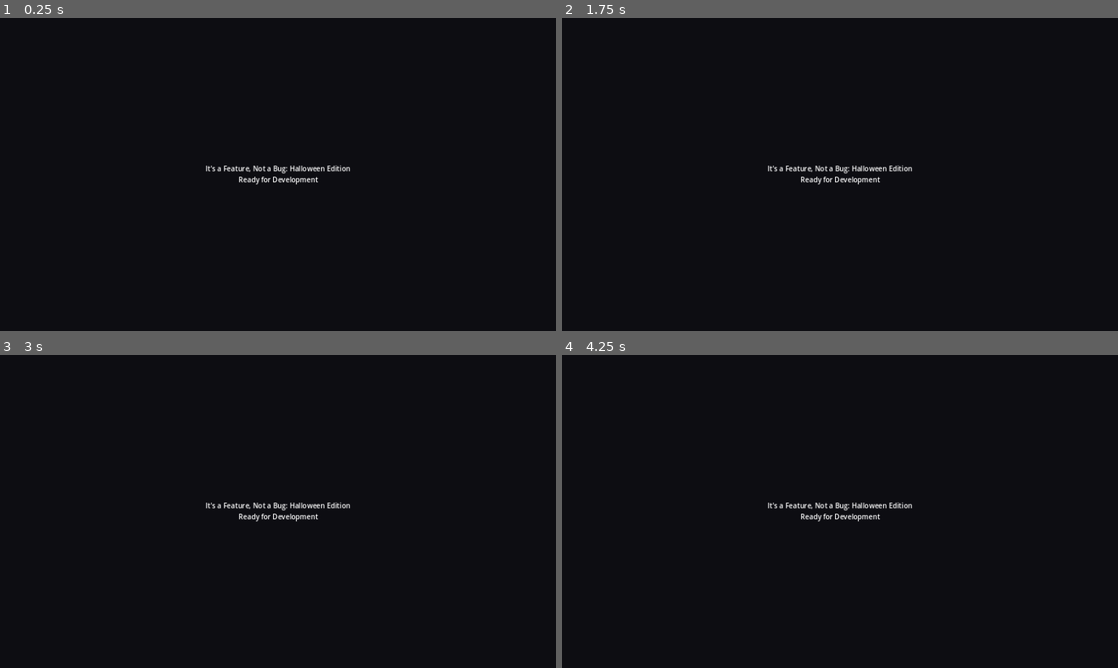
Above: before the commit, frames 1-4 (two rows, left to right).
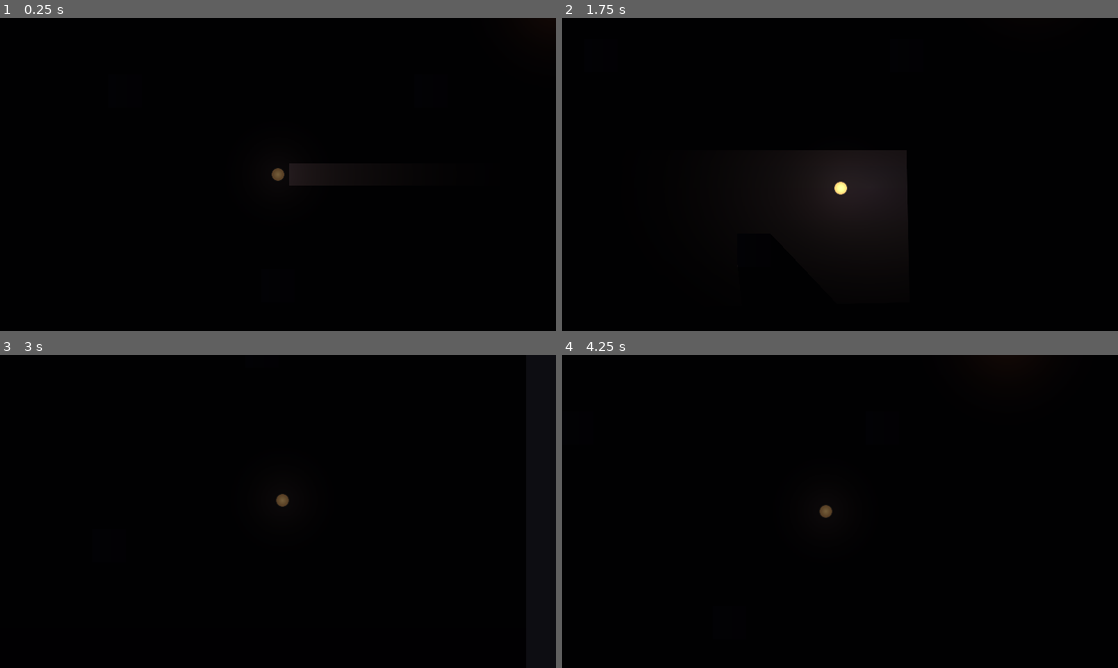
Above: after the commit, the same moments.

Repository: Anchevskiii/GameJam2026-WitchWay-
Game: Godot game, scene res://scenes/main.tscn
Two runs of this game, one before a commit and one after it. Both use one fixed random seed, a clock stepped at 60 frames per second and the inputs below.
Inputs (mouse positions are in pixels of both pictures, inside the frame that each line leads up to):
- Up to frame 1 (0.25 s): no input
- Up to frame 2 (1.75 s): tap Enter at 0.5 s; move the mouse to (962, 158) at 0.52 s; hold D (move_right) 0.53-1.28 s; hold F (toggle_flashlight) 0.53-1.28 s; tap Shift (sprint, bound only after the commit) at 0.8, 1.35 s; tap Space at 1.25 s; move the mouse to (728, 190) at 1.27 s; hold S (move_down) from 1.28 s (still down); tap F (toggle_flashlight) at 1.55 s
- Up to frame 3 (3 s): move the mouse to (333, 442) at 2.02 s; release S (move_down) at 2.03 s; hold D (move_right) 2.03-2.78 s; hold F (toggle_flashlight) 2.03-2.78 s; tap Shift (sprint, bound only after the commit) at 2.3, 2.85 s; tap Enter at 2.75 s; move the mouse to (250, 574) at 2.77 s; hold W (move_up) from 2.78 s (still down)
- Up to frame 4 (4.25 s): tap F (toggle_flashlight) at 3.05 s; move the mouse to (1006, 558) at 3.52 s; release W (move_up) at 3.53 s; hold A (move_left) from 3.53 s (still down); hold F (toggle_flashlight) from 3.53 s (still down); tap Shift (sprint, bound only after the commit) at 3.8 s

The runs differ from the first frame. In frame 1, 0.6% of the frame differs, in the area x 37-63%, y 46-54%; in frame 2, 0.6%; in frame 3, 0.6%, in the area x 37-63%, y 44-54%; in frame 4, 0.6%.

Commit message:
Add player controller, flashlight lighting, tutorial test room, and imported Halloween entities

Diff:
--- /dev/null
+++ b/assets/sprites/environment/light_cone.tres
@@ -0,0 +1,13 @@
+[gd_resource type="GradientTexture2D" load_steps=2 format=3 uid="uid://c3q0y58vx1gfa"]
+
+[sub_resource type="Gradient" id="Gradient_cone"]
+offsets = PackedFloat32Array(0, 0.25, 0.7, 1)
+colors = PackedColorArray(1, 0.98, 0.9, 1, 0.9, 0.85, 0.65, 0.7, 0.4, 0.35, 0.2, 0.2, 0, 0, 0, 0)
+
+[resource]
+gradient = SubResource("Gradient_cone")
+width = 512
+height = 512
+fill = 1
+fill_from = Vector2(0.1, 0.5)
+fill_to = Vector2(0.95, 0.5)
--- /dev/null
+++ b/assets/sprites/environment/light_radial.tres
@@ -0,0 +1,13 @@
+[gd_resource type="GradientTexture2D" load_steps=2 format=3 uid="uid://df72kxwlc8n3"]
+
+[sub_resource type="Gradient" id="Gradient_radial"]
+offsets = PackedFloat32Array(0, 0.45, 1)
+colors = PackedColorArray(1, 0.95, 0.8, 1, 0.85, 0.75, 0.5, 0.35, 0, 0, 0, 0)
+
+[resource]
+gradient = SubResource("Gradient_radial")
+width = 256
+height = 256
+fill = 1
+fill_from = Vector2(0.5, 0.5)
+fill_to = Vector2(1, 0.5)
--- /dev/null
+++ b/assets/sprites/player/placeholder_player.tres
@@ -0,0 +1,13 @@
+[gd_resource type="GradientTexture2D" load_steps=2 format=3 uid="uid://b7vkm8q10lpxw"]
+
+[sub_resource type="Gradient" id="Gradient_player"]
+offsets = PackedFloat32Array(0, 0.7, 0.72, 1)
+colors = PackedColorArray(0.9, 0.82, 0.65, 1, 0.75, 0.6, 0.45, 1, 0.2, 0.2, 0.25, 1, 0, 0, 0, 0)
+
+[resource]
+gradient = SubResource("Gradient_player")
+width = 32
+height = 32
+fill = 1
+fill_from = Vector2(0.5, 0.5)
+fill_to = Vector2(0.5, 0.1)
--- a/project.godot
+++ b/project.godot
@@ -63,6 +63,11 @@
 "events": [Object(InputEventKey,"resource_local_to_scene":false,"resource_name":"","device":-1,"window_id":0,"alt_press …(192 unchanged characters)…
 ]
 }
+sprint={
+"deadzone": 0.5,
+"events": [Object(InputEventKey,"resource_local_to_scene":false,"resource_name":"","device":-1,"window_id":0,"alt_pressed":false,"shift_pressed":false,"ctrl_pressed":false,"meta_pressed":false,"pressed":false,"keycode":0,"physical_keycode":4194325,"key_label":0,"unicode":0,"location":0,"echo":false,"script":null)
+]
+}
 
 [rendering]
 
--- /dev/null
+++ b/scenes/actors/player.tscn
@@ -0,0 +1,43 @@
+[gd_scene load_steps=6 format=3 uid="uid://c5q2t4x96lmpe"]
+
+[ext_resource type="Script" path="res://scripts/components/player_controller.gd" id="1_script"]
+[ext_resource type="Texture2D" uid="uid://b7vkm8q10lpxw" path="res://assets/sprites/player/placeholder_player.tres" id="2_player_tex"]
+[ext_resource type="Texture2D" uid="uid://df72kxwlc8n3" path="res://assets/sprites/environment/light_radial.tres" id="3_radial_light"]
+[ext_resource type="Texture2D" uid="uid://c3q0y58vx1gfa" path="res://assets/sprites/environment/light_cone.tres" id="4_cone_light"]
+
+[sub_resource type="CircleShape2D" id="CircleShape2D_player"]
+radius = 12.0
+
+[node name="Player" type="CharacterBody2D"]
+collision_layer = 2
+collision_mask = 5
+script = ExtResource("1_script")
+
+[node name="CollisionShape2D" type="CollisionShape2D" parent="."]
+shape = SubResource("CircleShape2D_player")
+
+[node name="Sprite2D" type="Sprite2D" parent="."]
+texture = ExtResource("2_player_tex")
+
+[node name="AmbientBodyLight" type="PointLight2D" parent="."]
+color = Color(0.95, 0.88, 0.72, 1)
+energy = 0.5
+texture = ExtResource("3_radial_light")
+texture_scale = 0.8
+
+[node name="FlashlightPivot" type="Node2D" parent="."]
+
+[node name="FlashlightCone" type="PointLight2D" parent="FlashlightPivot"]
+position = Vector2(160, 0)
+scale = Vector2(1.0, 0.65)
+color = Color(1, 0.95, 0.82, 1)
+energy = 1.3
+shadow_enabled = true
+shadow_color = Color(0, 0, 0, 0.92)
+texture = ExtResource("4_cone_light")
+
+[node name="Camera2D" type="Camera2D" parent="."]
+zoom = Vector2(1.6, 1.6)
+position_smoothing_enabled = true
+position_smoothing_speed = 7.0
+editor_draw_screen = true
--- /dev/null
+++ b/scenes/levels/tutorial_room.tscn
@@ -0,0 +1,153 @@
+[gd_scene load_steps=12 format=3 uid="uid://cb5xq8nm47k21"]
+
+[ext_resource type="PackedScene" uid="uid://c5q2t4x96lmpe" path="res://scenes/actors/player.tscn" id="1_player"]
+[ext_resource type="Texture2D" uid="uid://df72kxwlc8n3" path="res://assets/sprites/environment/light_radial.tres" id="2_candle_light"]
+
+[sub_resource type="Gradient" id="Gradient_floor"]
+offsets = PackedFloat32Array(0, 1)
+colors = PackedColorArray(0.12, 0.1, 0.15, 1, 0.08, 0.07, 0.1, 1)
+
+[sub_resource type="GradientTexture2D" id="GradientTexture2D_floor"]
+gradient = SubResource("Gradient_floor")
+width = 1200
+height = 800
+fill = 0
+fill_to = Vector2(0, 1)
+
+[sub_resource type="Gradient" id="Gradient_wall"]
+offsets = PackedFloat32Array(0, 1)
+colors = PackedColorArray(0.25, 0.2, 0.28, 1, 0.18, 0.15, 0.22, 1)
+
+[sub_resource type="GradientTexture2D" id="GradientTexture2D_wall"]
+gradient = SubResource("Gradient_wall")
+width = 32
+height = 32
+
+[sub_resource type="RectangleShape2D" id="RectangleShape2D_wall_h"]
+size = Vector2(1200, 32)
+
+[sub_resource type="OccluderPolygon2D" id="OccluderPolygon2D_wall_top"]
+polygon = PackedVector2Array(-600, -16, 600, -16, 600, 16, -600, 16)
+
+[sub_resource type="RectangleShape2D" id="RectangleShape2D_wall_v"]
+size = Vector2(32, 800)
+
+[sub_resource type="RectangleShape2D" id="RectangleShape2D_pillar"]
+size = Vector2(48, 48)
+
+[sub_resource type="OccluderPolygon2D" id="OccluderPolygon2D_pillar"]
+polygon = PackedVector2Array(-24, -24, 24, -24, 24, 24, -24, 24)
+
+[node name="TutorialRoom" type="Node2D"]
+
+[node name="CanvasModulate" type="CanvasModulate" parent="."]
+color = Color(0.04, 0.04, 0.07, 1)
+
+[node name="Floor" type="Sprite2D" parent="."]
+z_index = -1
+texture = SubResource("GradientTexture2D_floor")
+
+[node name="EnvironmentWalls" type="Node2D" parent="."]
+
+[node name="TopWall" type="StaticBody2D" parent="EnvironmentWalls"]
+position = Vector2(0, -384)
+collision_layer = 1
+collision_mask = 2
+
+[node name="CollisionShape2D" type="CollisionShape2D" parent="EnvironmentWalls/TopWall"]
+shape = SubResource("RectangleShape2D_wall_h")
+
+[node name="LightOccluder2D" type="LightOccluder2D" parent="EnvironmentWalls/TopWall"]
+occluder = SubResource("OccluderPolygon2D_wall_top")
+
+[node name="BottomWall" type="StaticBody2D" parent="EnvironmentWalls"]
+position = Vector2(0, 384)
+collision_layer = 1
+collision_mask = 2
+
+[node name="CollisionShape2D" type="CollisionShape2D" parent="EnvironmentWalls/BottomWall"]
+shape = SubResource("RectangleShape2D_wall_h")
+
+[node name="LightOccluder2D" type="LightOccluder2D" parent="EnvironmentWalls/BottomWall"]
+occluder = SubResource("OccluderPolygon2D_wall_top")
+
+[node name="LeftWall" type="StaticBody2D" parent="EnvironmentWalls"]
+position = Vector2(-584, 0)
+collision_layer = 1
+collision_mask = 2
+
+[node name="CollisionShape2D" type="CollisionShape2D" parent="EnvironmentWalls/LeftWall"]
+shape = SubResource("RectangleShape2D_wall_v")
+
+[node name="LightOccluder2D" type="LightOccluder2D" parent="EnvironmentWalls/LeftWall"]
+occluder = SubResource("OccluderPolygon2D_wall_top")
+
+[node name="RightWall" type="StaticBody2D" parent="EnvironmentWalls"]
+position = Vector2(584, 0)
+collision_layer = 1
+collision_mask = 2
+
+[node name="CollisionShape2D" type="CollisionShape2D" parent="EnvironmentWalls/RightWall"]
+shape = SubResource("RectangleShape2D_wall_v")
+
+[node name="LightOccluder2D" type="LightOccluder2D" parent="EnvironmentWalls/RightWall"]
+occluder = SubResource("OccluderPolygon2D_wall_top")
+
+[node name="Pillars" type="Node2D" parent="."]
+
+[node name="Pillar1" type="StaticBody2D" parent="Pillars"]
+position = Vector2(-220, -120)
+collision_layer = 1
+collision_mask = 2
+
+[node name="Sprite2D" type="Sprite2D" parent="Pillars/Pillar1"]
+scale = Vector2(1.5, 1.5)
+texture = SubResource("GradientTexture2D_wall")
+
+[node name="CollisionShape2D" type="CollisionShape2D" parent="Pillars/Pillar1"]
+shape = SubResource("RectangleShape2D_pillar")
+
+[node name="LightOccluder2D" type="LightOccluder2D" parent="Pillars/Pillar1"]
+occluder = SubResource("OccluderPolygon2D_pillar")
+
+[node name="Pillar2" type="StaticBody2D" parent="Pillars"]
+position = Vector2(220, -120)
+collision_layer = 1
+collision_mask = 2
+
+[node name="Sprite2D" type="Sprite2D" parent="Pillars/Pillar2"]
+scale = Vector2(1.5, 1.5)
+texture = SubResource("GradientTexture2D_wall")
+
+[node name="CollisionShape2D" type="CollisionShape2D" parent="Pillars/Pillar2"]
+shape = SubResource("RectangleShape2D_pillar")
+
+[node name="LightOccluder2D" type="LightOccluder2D" parent="Pillars/Pillar2"]
+occluder = SubResource("OccluderPolygon2D_pillar")
+
+[node name="Pillar3" type="StaticBody2D" parent="Pillars"]
+position = Vector2(0, 160)
+collision_layer = 1
+collision_mask = 2
+
+[node name="Sprite2D" type="Sprite2D" parent="Pillars/Pillar3"]
+scale = Vector2(1.5, 1.5)
+texture = SubResource("GradientTexture2D_wall")
+
+[node name="CollisionShape2D" type="CollisionShape2D" parent="Pillars/Pillar3"]
+shape = SubResource("RectangleShape2D_pillar")
+
+[node name="LightOccluder2D" type="LightOccluder2D" parent="Pillars/Pillar3"]
+occluder = SubResource("OccluderPolygon2D_pillar")
+
+[node name="SpookyCandleLight" type="PointLight2D" parent="."]
+position = Vector2(400, -250)
+color = Color(1, 0.6, 0.25, 1)
+energy = 0.8
+shadow_enabled = true
+shadow_color = Color(0, 0, 0, 0.9)
+texture = ExtResource("2_candle_light")
+texture_scale = 1.2
+
+[node name="Player" parent="." instance=ExtResource("1_player")]
+position = Vector2(0, 0)
--- a/scenes/main.tscn
+++ b/scenes/main.tscn
@@ -1,22 +1,7 @@
-[gd_scene format=3 uid="uid://dfvx0kq62k03"]
+[gd_scene load_steps=2 format=3 uid="uid://dfvx0kq62k03"]
+
+[ext_resource type="PackedScene" uid="uid://cb5xq8nm47k21" path="res://scenes/levels/tutorial_room.tscn" id="1_tutorial_room"]
 
 [node name="Main" type="Node2D"]
 
-[node name="CanvasLayer" type="CanvasLayer" parent="."]
-
-[node name="PlaceholderLabel" type="Label" parent="CanvasLayer"]
-anchors_preset = 8
-anchor_left = 0.5
-anchor_top = 0.5
-anchor_right = 0.5
-anchor_bottom = 0.5
-offset_left = -250.0
-offset_top = -40.0
-offset_right = 250.0
-offset_bottom = 40.0
-grow_horizontal = 2
-grow_vertical = 2
-text = "It's a Feature, Not a Bug: Halloween Edition
-Ready for Development"
-horizontal_alignment = 1
-vertical_alignment = 1
+[node name="CurrentLevel" parent="." instance=ExtResource("1_tutorial_room")]
--- /dev/null
+++ b/scripts/components/player_controller.gd
@@ -0,0 +1,70 @@
+class_name PlayerController
+extends CharacterBody2D
+
+## Top-Down Player Controller with dynamic 2D flashlight and camera tracking
+## Attached to: CharacterBody2D in scenes/actors/player.tscn
+
+@export_group("Movement")
+@export var walk_speed: float = 160.0
+@export var sprint_speed: float = 230.0
+@export var acceleration: float = 18.0
+@export var friction: float = 20.0
+
+@export_group("Flashlight")
+@export var flashlight_turn_speed: float = 12.0
+@export var flashlight_energy: float = 1.0
+
+@onready var flashlight_pivot: Node2D = $FlashlightPivot
+@onready var flashlight_cone: PointLight2D = $FlashlightPivot/FlashlightCone
+@onready var ambient_body_light: PointLight2D = $AmbientBodyLight
+@onready var sprite: Sprite2D = $Sprite2D
+@onready var camera: Camera2D = $Camera2D
+
+var _is_flashlight_on: bool = true
+var _can_move: bool = true
+
+func _ready() -> void:
+	EventBus.game_over_triggered.connect(_on_game_over)
+	_update_flashlight_state()
+
+func _unhandled_input(event: InputEvent) -> void:
+	if event.is_action_pressed("toggle_flashlight"):
+		_is_flashlight_on = not _is_flashlight_on
+		_update_flashlight_state()
+
+func _physics_process(delta: float) -> void:
+	if not _can_move:
+		velocity = velocity.lerp(Vector2.ZERO, friction * delta)
+		move_and_slide()
+		return
+
+	_handle_movement(delta)
+	_handle_flashlight_aim(delta)
+	move_and_slide()
+
+func _handle_movement(delta: float) -> void:
+	var input_vector: Vector2 = Input.get_vector("move_left", "move_right", "move_up", "move_down")
+	var is_sprinting: bool = Input.is_action_pressed("sprint")
+	var target_speed: float = sprint_speed if is_sprinting else walk_speed
+
+	if input_vector != Vector2.ZERO:
+		velocity = velocity.lerp(input_vector.normalized() * target_speed, acceleration * delta)
+		# Face direction horizontally
+		if input_vector.x != 0.0:
+			sprite.flip_h = input_vector.x < 0.0
+	else:
+		velocity = velocity.lerp(Vector2.ZERO, friction * delta)
+
+func _handle_flashlight_aim(delta: float) -> void:
+	if not flashlight_pivot:
+		return
+	var mouse_pos: Vector2 = get_global_mouse_position()
+	var target_angle: float = (mouse_pos - global_position).angle()
+	flashlight_pivot.rotation = lerp_angle(flashlight_pivot.rotation, target_angle, flashlight_turn_speed * delta)
+
+func _update_flashlight_state() -> void:
+	if flashlight_cone:
+		flashlight_cone.enabled = _is_flashlight_on
+
+func _on_game_over() -> void:
+	_can_move = false
Binary file added: assets/sprites/entities/bat/Gif/Bat.gif
Binary file added: assets/sprites/entities/bat/Png_animation/Bat1.png
Not shown, added: assets/sprites/entities/bat/Png_animation/Bat1.png.import
Binary file added: assets/sprites/entities/bat/Png_animation/Bat2.png
Not shown, added: assets/sprites/entities/bat/Png_animation/Bat2.png.import
Binary file added: assets/sprites/entities/bat/Png_animation/Bat3.png
Not shown, added: assets/sprites/entities/bat/Png_animation/Bat3.png.import
Binary file added: assets/sprites/entities/bat/Png_animation/Bat4.png
Not shown, added: assets/sprites/entities/bat/Png_animation/Bat4.png.import
Binary file added: assets/sprites/entities/ghost/Gif/Ghost.gif
Binary file added: assets/sprites/entities/ghost/Png_animation/Ghost1.png
Not shown, added: assets/sprites/entities/ghost/Png_animation/Ghost1.png.import
(and 43 more such lines)
